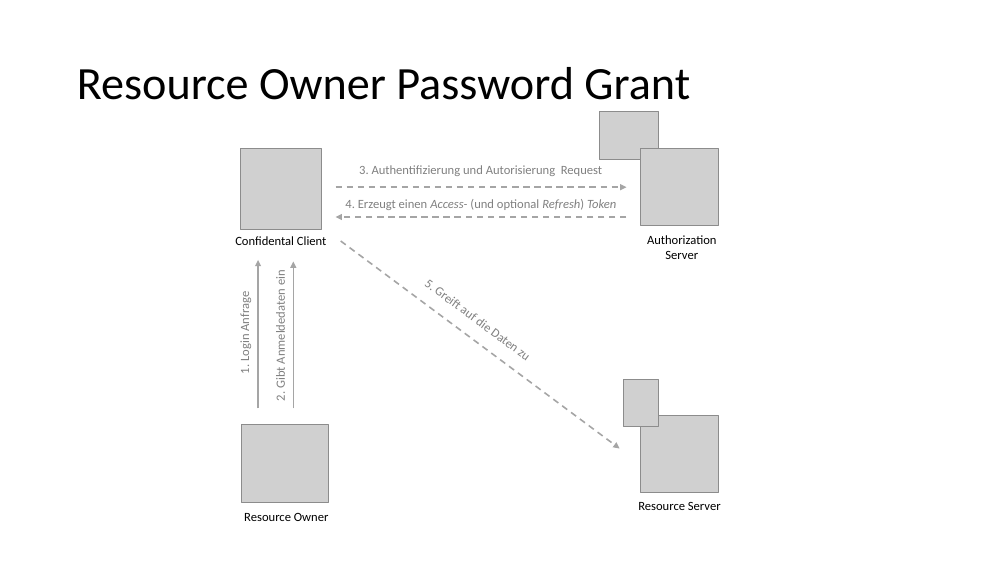
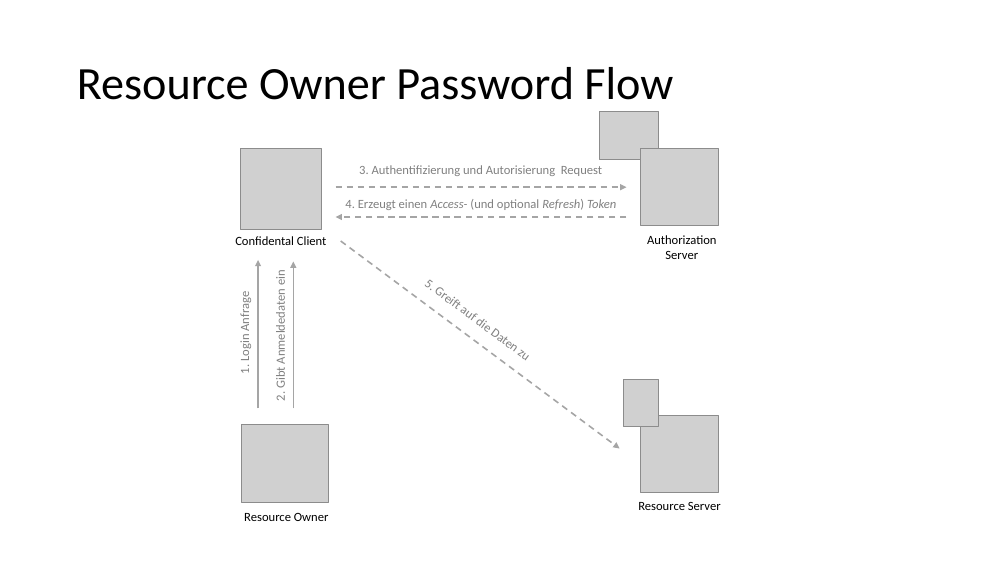
Before and after one commit to danielwagn3r/openid-workshop, a slide deck: slide 31 of OpenID & OAuth.pptx (slide 27 before the commit). Drawn at 1008x567 pixels with LibreOffice and Linux fonts; fonts in the diff are those of the drawing; grey boxes stand for pictures. Boxes give left, top, right and bottom in pixels: in the first picture for what was removed or moved away, otherwise in the second. Text is boxed around its words. In the diff, an @@ line names an element or a change of style, - is before the commit and + after.

```diff
--- a/OpenID & OAuth.pptx
+++ b/OpenID & OAuth.pptx
@@ title at [77, 67, 673, 100]: text changed @@
-Resource Owner Password Grant
+Resource Owner Password Flow
```
Also in this commit, not shown: 13 other slides changed, 5 slides added, 1 slide removed.
